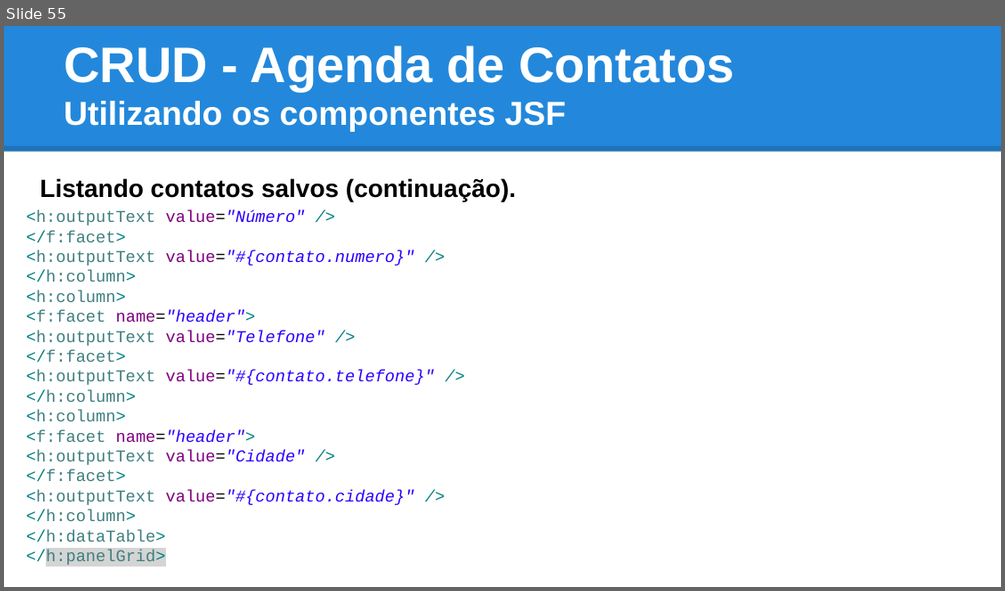
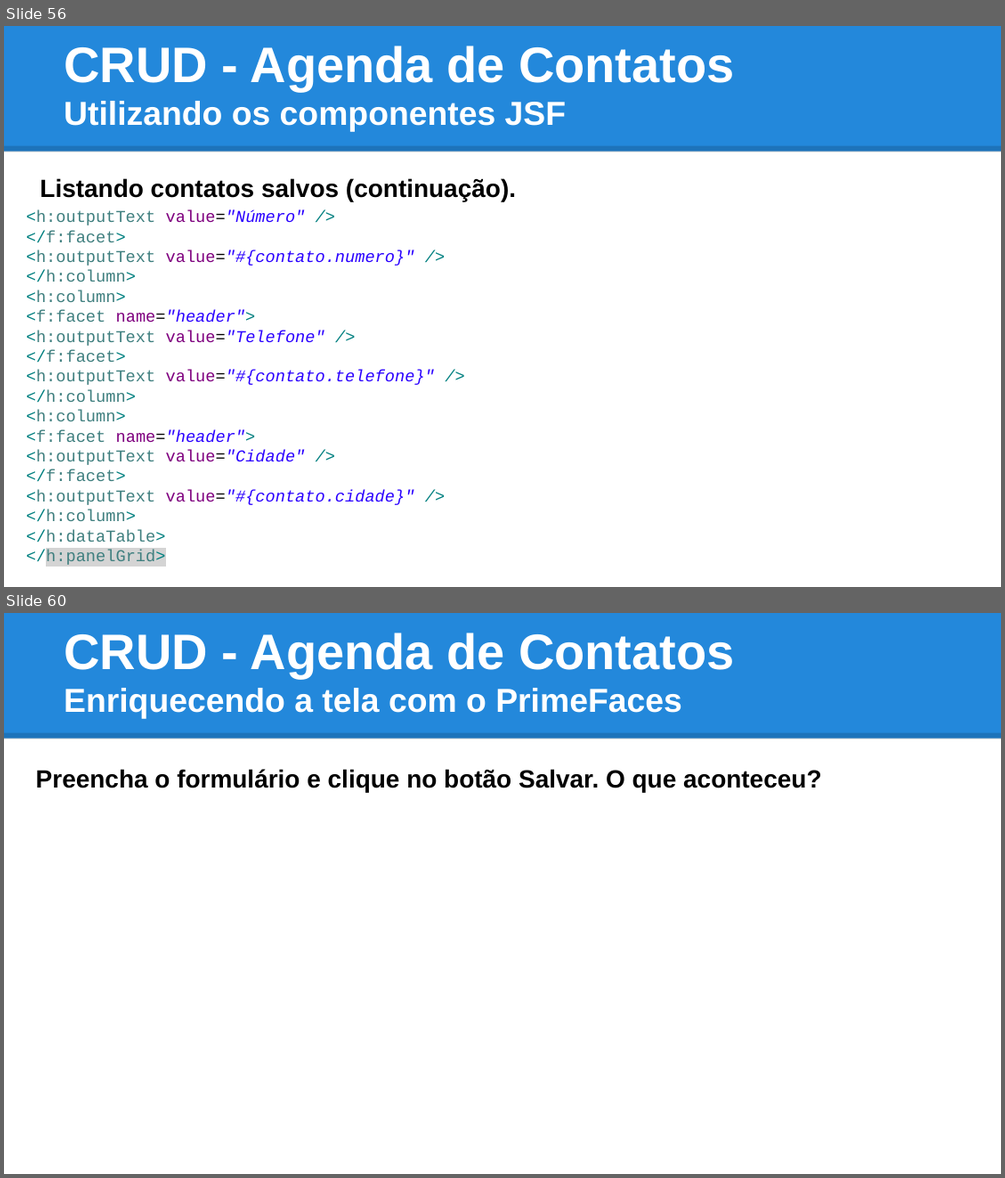
Before and after one commit to tiagogoncalves/jsf_workshop, a slide deck: apresentacao/slide_jsf_prime_faces.pptx. Shown one above the other, each under a label of ours: slide 55 before the commit, slides 56 and 60 after it; the slides between them are not shown. The pictures are 1005x591 and 1005x1178 pixels, drawn with LibreOffice and Linux fonts; fonts in the diff are those of the drawing. Boxes give left, top, right and bottom in pixels: in the first picture for what was removed or moved away, otherwise in the second. Text is boxed around its words. In the diff, an @@ line names an element or a change of style, - is before the commit and + after.

```diff
--- a/apresentacao/slide_jsf_prime_faces.pptx
+++ b/apresentacao/slide_jsf_prime_faces.pptx
@@ slide 60 added at box(4, 613, 1001, 1174), background #FFFFFF; not listed: 2 template elements that a slide beside it also shows @@
@@ title added at box(64, 633, 734, 719), 24 pt, text #FFFFFF, bold @@
+CRUD - Agenda de Contatos
+Enriquecendo a tela com o PrimeFaces
@@ text added at box(36, 769, 821, 793), 18 pt, text #000000, bold @@
+Preencha o formulário e clique no botão Salvar. O que aconteceu?
@@ what was slide 55 is now slide 56 @@
```
Also in this commit, not shown: 8 slides changed, 12 other slides added, 1 other file.
